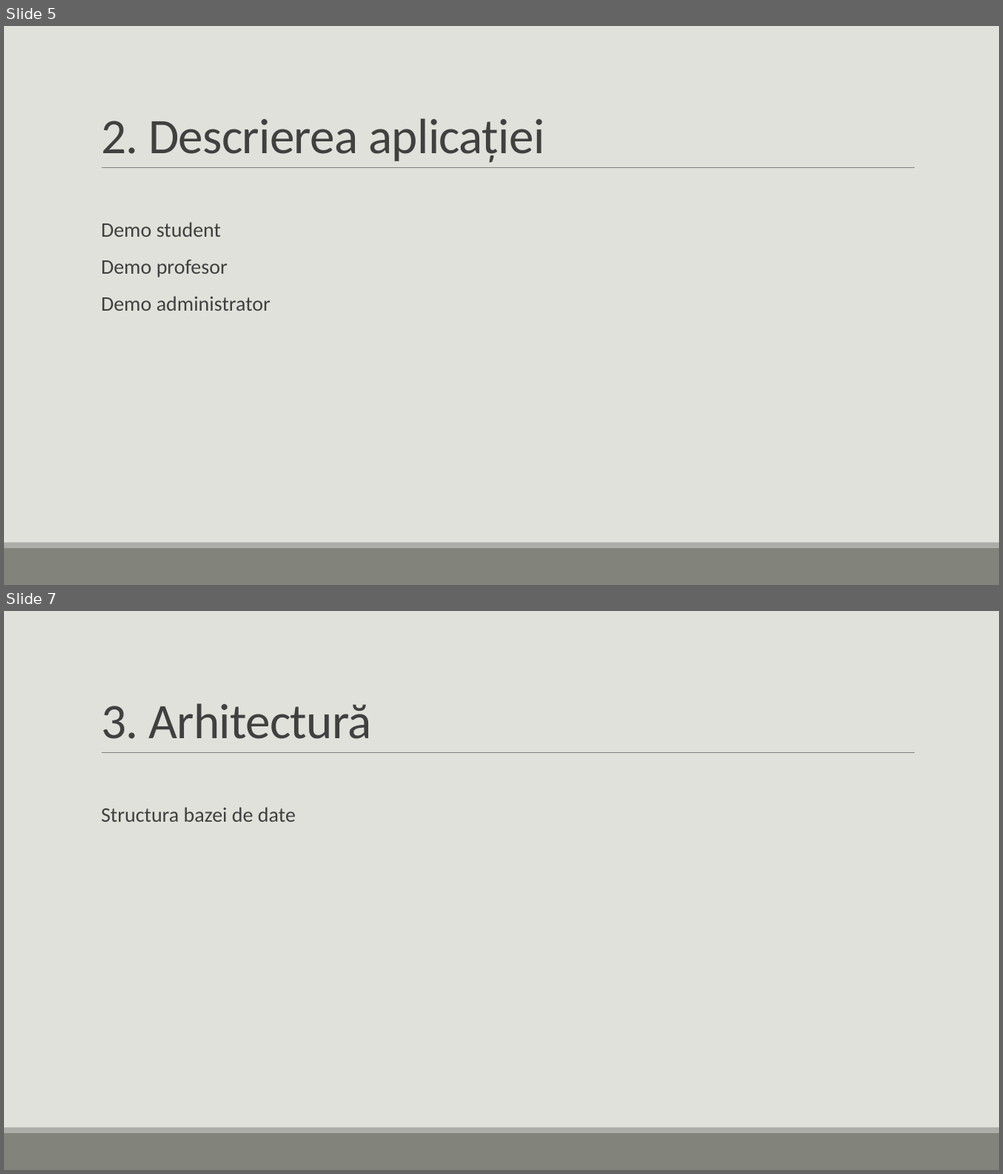
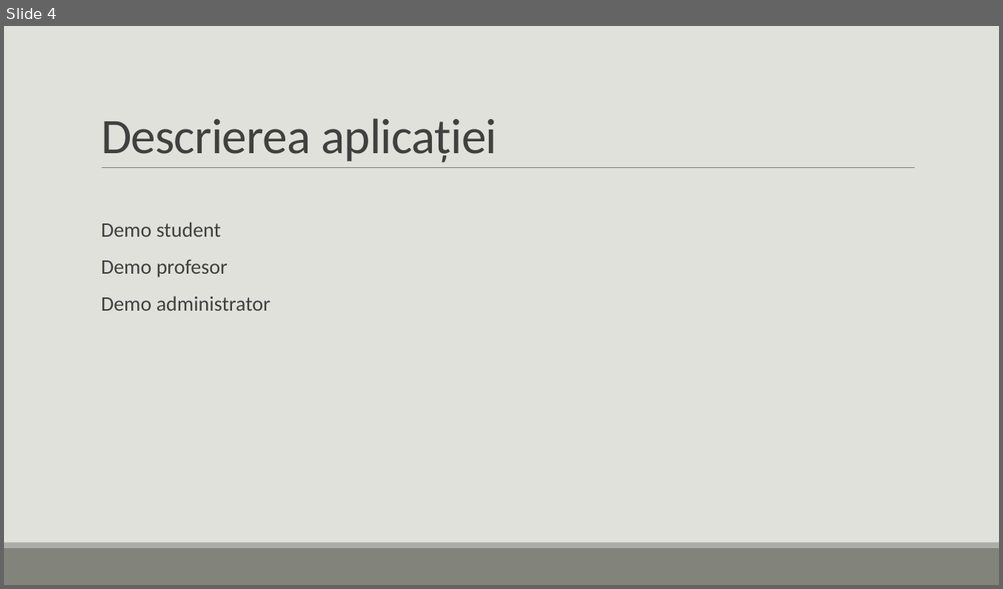
Before and after one commit to Tanasa-Nicoleta/bachelorManagement, a slide deck: Documents/ppt and video/Bachelor Degree Management.pptx. Shown one above the other, each under a label of ours: slides 5 and 7 before the commit, slide 4 after it; the slides between them are not shown. The pictures are 1003x1174 and 1003x589 pixels, drawn with LibreOffice and Linux fonts; fonts in the diff are those of the drawing. Boxes give left, top, right and bottom in pixels: in the first picture for what was removed or moved away, otherwise in the second. Text is boxed around its words. In the diff, an @@ line names an element or a change of style, - is before the commit and + after.

```diff
--- a/Documents/ppt and video/Bachelor Degree Management.pptx
+++ b/Documents/ppt and video/Bachelor Degree Management.pptx
@@ slide 7 removed at bbox=[4, 611, 999, 1170], background #E1E1DB; not listed: 3 template elements that a slide beside it also shows @@
@@ title removed at bbox=[101, 703, 372, 739] @@
-3. Arhitectură
@@ text removed at bbox=[101, 807, 296, 822] @@
-  Structura bazei de date
@@ what was slide 5 is now slide 4 @@
@@ slide 4 changed as well @@
@@ title at bbox=[101, 118, 497, 163]: text changed @@
-2. Descrierea aplicației
+Descrierea aplicației
```
Also in this commit, not shown: 3 other slides changed, 2 slides added, 5 other slides removed, 23 other files.
